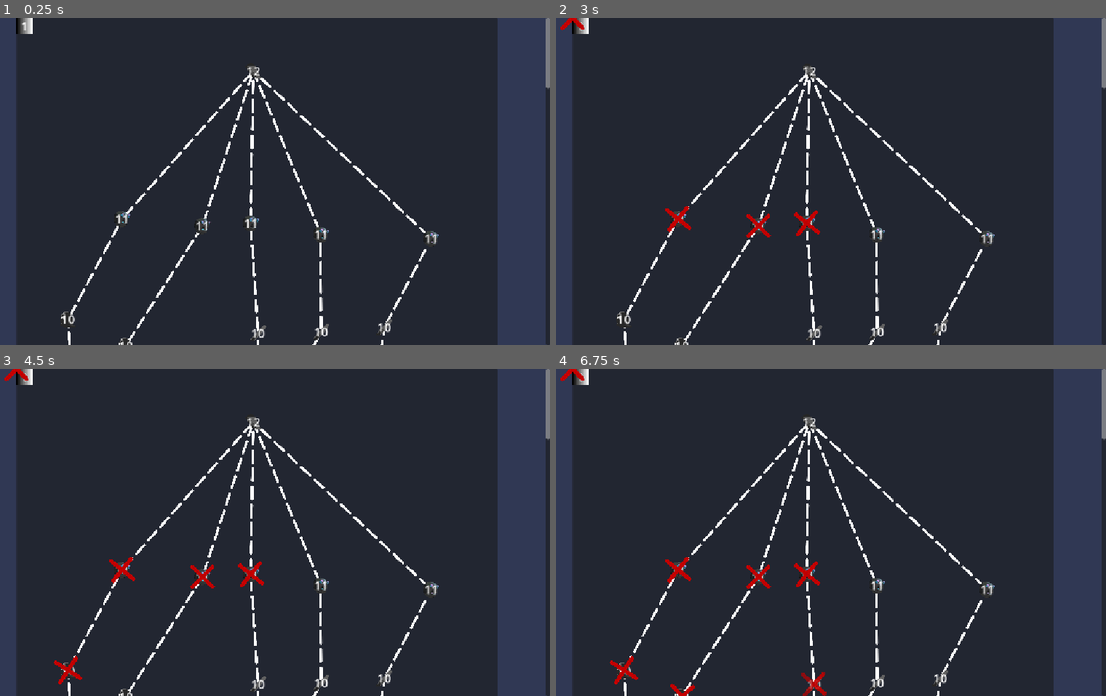
Above: before the commit, frames 1-4 (two rows, left to right).
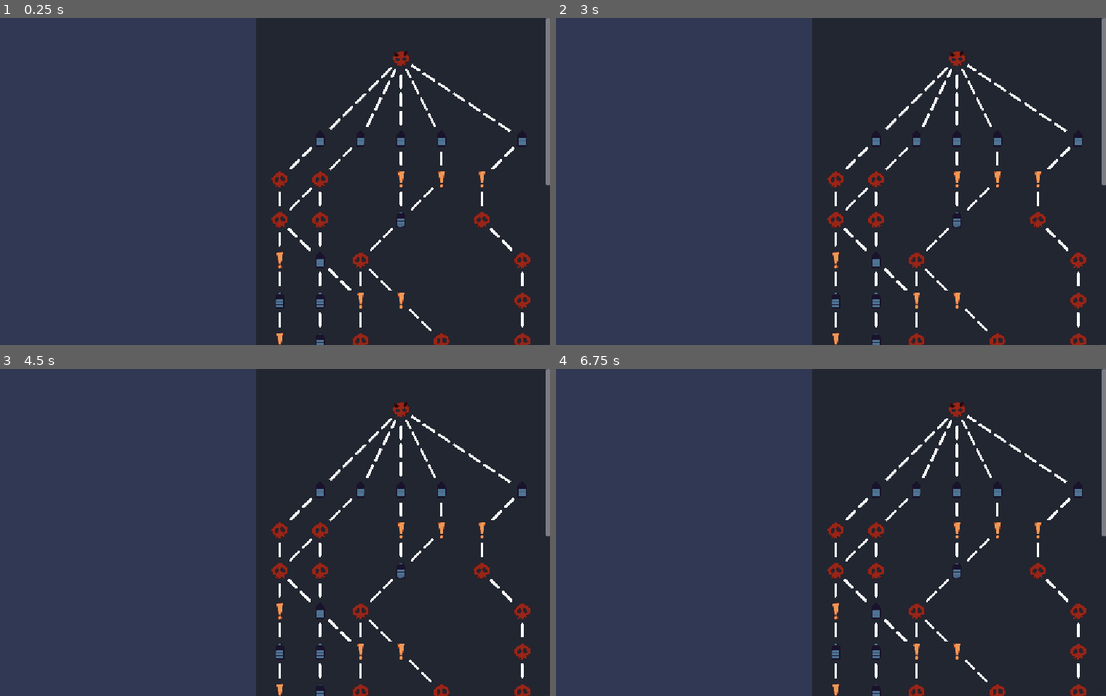
Above: after the commit, the same moments.

Repository: ProgrammerOnCoffee/operation-daemon
Game: Godot game, scene res://scenes/world_map.tscn
Same seed, same stepped clock (60 frames per second), same inputs: the game is played once before the commit and once after it. This scene is started directly instead of the project's main scene.
Inputs (mouse positions are in pixels of both pictures, inside the frame that each line leads up to):
- Up to frame 1 (0.25 s): no input
- Up to frame 2 (3 s): click (578, 24) at 0.52 s; tap Enter at 1.25, 2.75 s; move the mouse to (941, 165) at 1.27 s; hold Right (select_right) 1.28-2.03 s; hold Space (qte_press) 1.28-2.03 s; click (941, 165) at 1.42 s; move the mouse to (699, 197) at 2.02 s; hold Down (ui_down) 2.03-2.78 s; tap Space (qte_press) at 2.1 s; move the mouse to (875, 109) at 2.77 s; hold Right (select_right) from 2.78 s (still down); hold Space (qte_press) from 2.78 s (still down)
- Up to frame 3 (4.5 s): move the mouse to (231, 597) at 3.52 s; release Right (select_right) at 3.53 s; release Space (qte_press) at 3.53 s; hold Up (ui_up) 3.53-4.28 s; tap Space (qte_press) at 3.6 s; click (231, 597) at 3.67 s; tap Enter at 4.25 s; move the mouse to (434, 581) at 4.27 s; hold Left (select_left) from 4.28 s (still down); hold Space (qte_press) from 4.28 s (still down)
- Up to frame 4 (6.75 s): move the mouse to (638, 483) at 5.02 s; release Space (qte_press) at 5.03 s; tap Space (qte_press) at 5.1, 6.6 s; move the mouse to (842, 532) at 5.77 s; release Left (select_left) at 5.78 s; hold Down (ui_down) 5.78-6.53 s; hold Space (qte_press) 5.78-6.53 s; click (842, 532) at 5.92 s; move the mouse to (726, 450) at 6.52 s; hold Right (select_right) from 6.53 s (still down)

The runs differ from the first frame. In frame 1, 56% of the frame differs, in the area x 2-100%, y 0-100%; in frame 2, 56%; in frame 3, 56%; in frame 4, 56%, in the area x 0-100%, y 0-100%.

Commit message:
Map Icons + Squishing
Implemented the new map icons, fixed some things, and squished the map down in prep.

Diff:
--- a/scenes/event_button.tscn
+++ b/scenes/event_button.tscn
@@ -6,8 +6,8 @@
 
 [sub_resource type="GradientTexture2D" id="GradientTexture2D_w7xte"]
 gradient = SubResource("Gradient_r4okl")
-width = 32
-height = 32
+width = 79
+height = 82
 
 [sub_resource type="Gradient" id="Gradient_w7xte"]
 colors = PackedColorArray(0.839779, 0.839779, 0.839779, 1, 0.69, 0.69, 0.69, 1)
@@ -40,24 +40,8 @@
 pivot_offset = Vector2(16, 16)
 texture_normal = SubResource("GradientTexture2D_w7xte")
 ignore_texture_size = true
-stretch_mode = 0
+stretch_mode = 5
 metadata/feedback_exempt = false
-
-[node name="Label" type="Label" parent="." unique_id=534231200]
-layout_mode = 1
-anchors_preset = 8
-anchor_left = 0.5
-anchor_top = 0.5
-anchor_right = 0.5
-anchor_bottom = 0.5
-offset_left = -20.0
-offset_top = -17.0
-offset_right = 20.0
-offset_bottom = 17.0
-grow_horizontal = 2
-grow_vertical = 2
-text = "1"
-horizontal_alignment = 1
 
 [node name="Overlay" type="Line2D" parent="." unique_id=1710628565]
 modulate = Color(1, 1, 1, 0)
--- a/scenes/map_line.tscn
+++ b/scenes/map_line.tscn
@@ -1,6 +1,6 @@
 [gd_scene format=3 uid="uid://cddp1m7n7bcc8"]
 
-[ext_resource type="Texture2D" uid="uid://yg8thhqe5hj1" path="res://assets/UI/map_line.svg" id="1_empdp"]
+[ext_resource type="Texture2D" uid="uid://yg8thhqe5hj1" path="res://assets/UI Elements/map_line.svg" id="1_empdp"]
 
 [node name="MapLine" type="Line2D" unique_id=1923340240]
 texture_repeat = 2
--- a/scenes/world_map.tscn
+++ b/scenes/world_map.tscn
@@ -3,7 +3,6 @@
 [ext_resource type="Script" uid="uid://dq2vsl1va7m58" path="res://scripts/map_generation/map_generator.gd" id="1_oru6e"]
 [ext_resource type="Script" uid="uid://cet8h24wxofts" path="res://scripts/map_generation/world_map.gd" id="1_u82pb"]
 [ext_resource type="Script" uid="uid://bh8vaosl5kcit" path="res://scripts/map_generation/map_config.gd" id="2_qqero"]
-[ext_resource type="PackedScene" uid="uid://blunwr4jnbk5u" path="res://scenes/event_button.tscn" id="3_u82pb"]
 
 [sub_resource type="Resource" id="Resource_u82pb"]
 script = ExtResource("2_qqero")
@@ -45,18 +44,17 @@
 grow_horizontal = 2
 grow_vertical = 2
 
-[node name="MarginContainer" type="HBoxContainer" parent="MapGenerator/ScrollContainer" unique_id=380925254]
+[node name="MarginContainer" type="HBoxContainer" parent="MapGenerator/ScrollContainer" unique_id=1887240676]
 layout_mode = 2
 size_flags_horizontal = 3
 size_flags_vertical = 3
 alignment = 1
 
+[node name="Control" type="Control" parent="MapGenerator/ScrollContainer/MarginContainer" unique_id=1707642144]
+layout_mode = 2
+size_flags_horizontal = 3
+
 [node name="PanelContainer" type="Panel" parent="MapGenerator/ScrollContainer/MarginContainer" unique_id=2056174076]
-custom_minimum_size = Vector2(952, 0)
+custom_minimum_size = Vector2(574, 0)
 layout_mode = 2
-
-[node name="EventButton" parent="MapGenerator/ScrollContainer/MarginContainer/PanelContainer" unique_id=1789719710 instance=ExtResource("3_u82pb")]
-layout_mode = 0
-offset_right = 32.0
-offset_bottom = 32.0
-pivot_offset = Vector2(16, 16)
+size_flags_horizontal = 3
--- a/scripts/map_generation/event_button.gd
+++ b/scripts/map_generation/event_button.gd
@@ -5,11 +5,11 @@
 
 const ICONS:Dictionary[Event.TYPE, Texture2D] = {
 	Event.TYPE.NONE:     null,
-	Event.TYPE.COMBAT:   preload("res://assets/Enemt Parts/Base_Slime.png"),
-	Event.TYPE.REST:     preload("res://assets/Player/Player_Part images/Head.png"),
-	Event.TYPE.ANALYSIS: preload("res://assets/Enemt Parts/Machnie_Body_A.png"),
-	Event.TYPE.DISEASE:  preload("res://assets/Enemt Parts/Spider_Leg_1_A.png"),
-	Event.TYPE.BOSS:     preload("res://assets/Enemt Parts/Spider Leg_2_A.png"),
+	Event.TYPE.COMBAT:   preload("res://assets/UI Elements/Enemy Icon.png"),
+	Event.TYPE.REST:     preload("res://assets/UI Elements/Rest Icon.png"),
+	Event.TYPE.ANALYSIS: preload("res://assets/UI Elements/Event Icon.png"),
+	Event.TYPE.DISEASE:  preload("res://assets/UI Elements/Event Icon.png"),
+	Event.TYPE.BOSS:     preload("res://assets/UI Elements/Boss Icon.png"),
 }
 
 @onready var overlay := $Overlay
@@ -73,5 +73,3 @@
 	button.texture_normal = ICONS[event.type]
 	#button.size = Vector2.ZERO
 	#button.pivot_offset = size / 2
-
-	$Label.text = str(event.row)
--- a/scripts/map_generation/map_generator.gd
+++ b/scripts/map_generation/map_generator.gd
@@ -2,9 +2,9 @@
 ## Manages the generation of a map.
 
 ## The spacing between nodes on the map.
-const SPACING := Vector2(120, 210)
+const SPACING := Vector2(80, 80)
 ## The range-randomness applied to the nodes' position on the map.
-const VARIATION := Vector2(30, 45)
+const VARIATION := Vector2(0,0)
 
 @export var config:MapConfig
 
@@ -51,7 +51,7 @@
 
 			## Extra spacing and no randomness for BIG BOSS room height.
 			if i == config.floor_count - 1:
-				new_event.position.y = (i + 0.5) * -SPACING.y
+				new_event.position.y = (i + 1) * -SPACING.y
 
 			# Push out the events into an array for the floor
 			floor_events.append(new_event)
--- a/scripts/map_generation/world_map.gd
+++ b/scripts/map_generation/world_map.gd
@@ -45,7 +45,7 @@
 	# Offset to near the bottom of the screen, and so that the middle column is in the middle.
 	var offset := Vector2(
 		(button_space.custom_minimum_size.x / 2.) - map_generator.SPACING.x * floori(map_generator.config.map_width / 2.),
-		map_generator.SPACING.y * (map_generator.config.floor_count)
+		map_generator.SPACING.y * (map_generator.config.floor_count + 1)
 		)
 
 	var unused_lines:Array[Line2D] = lines.duplicate()
@@ -83,7 +83,10 @@
 		for next_event in this_event.next_options:
 			var line := find_line.call() as Line2D
 
-			line.points = [this_button.position, next_event.position + offset]
+			# Get the line's direction, for offsetting to stop icon overlap.
+			var offset_vector := this_button.position.direction_to(next_event.position + offset) * 24
+
+			line.points = [this_button.position + offset_vector, next_event.position + offset - offset_vector]
 
 			lines.append(line)
 
Renamed: assets/Ui Elements/Attack.png -> assets/UI Elements/Attack.png
Not shown, changed: assets/UI Elements/Attack.png.import
Renamed: assets/Ui Elements/Boss Icon.png -> assets/UI Elements/Boss Icon.png
Not shown, changed: assets/UI Elements/Boss Icon.png.import
Renamed: assets/Ui Elements/Enemy Icon.png -> assets/UI Elements/Enemy Icon.png
Not shown, changed: assets/UI Elements/Enemy Icon.png.import
Renamed: assets/Ui Elements/Event Icon.png -> assets/UI Elements/Event Icon.png
Not shown, changed: assets/UI Elements/Event Icon.png.import
Renamed: assets/Ui Elements/Layer 25 copy.png -> assets/UI Elements/Layer 25 copy.png
Not shown, changed: assets/UI Elements/Layer 25 copy.png.import
Renamed: assets/Ui Elements/Layer 25.png -> assets/UI Elements/Layer 25.png
Not shown, changed: assets/UI Elements/Layer 25.png.import
(and 8 more such lines)
